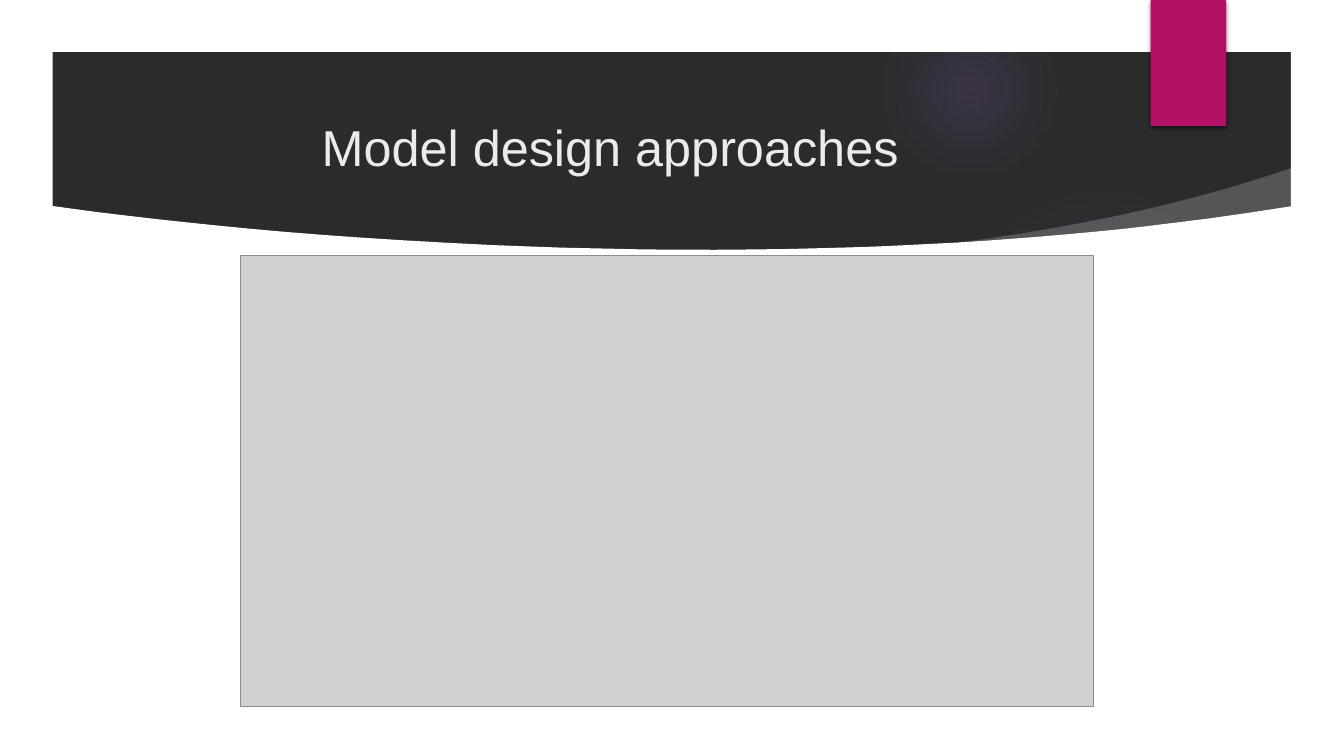
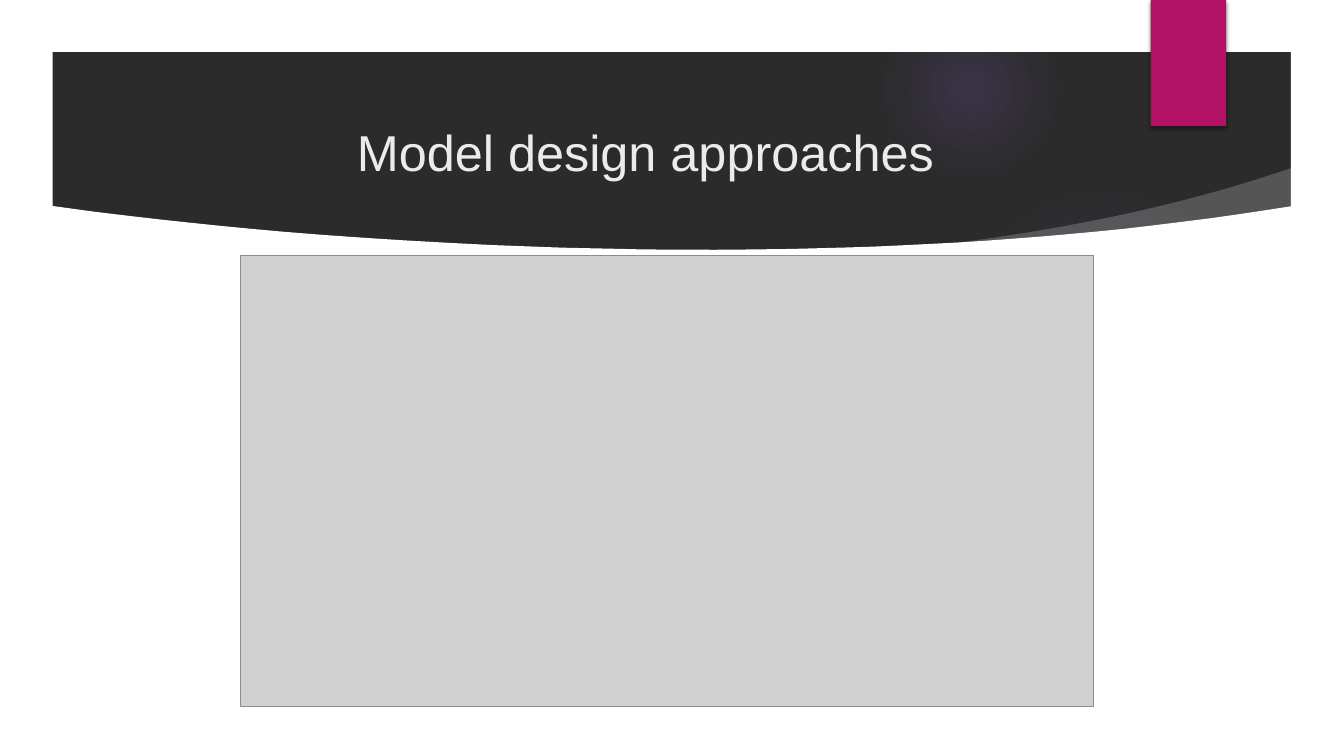
Before and after one commit to velizar92/TSK_Presentations, a slide deck: slide 14 of Databases_and_EntityFrameworkCore.pptx. Drawn at 1344x756 pixels with LibreOffice and Linux fonts; fonts in the diff are those of the drawing; grey boxes stand for pictures; background and template pictures are left out; a plain dark background stands for a picture behind light text. Boxes give left, top, right and bottom in pixels: in the first picture for what was removed or moved away, otherwise in the second. Text is boxed around its words. In the diff, an @@ line names an element or a change of style, - is before the commit and + after.

```diff
--- a/Databases_and_EntityFrameworkCore.pptx
+++ b/Databases_and_EntityFrameworkCore.pptx
@@ title "Model design approaches": place and size @@
-title "Model design approaches" at [322,129,898,176]
+title "Model design approaches" at [357,134,933,181]
```
Also in this commit, not shown: 6 other slides changed.
